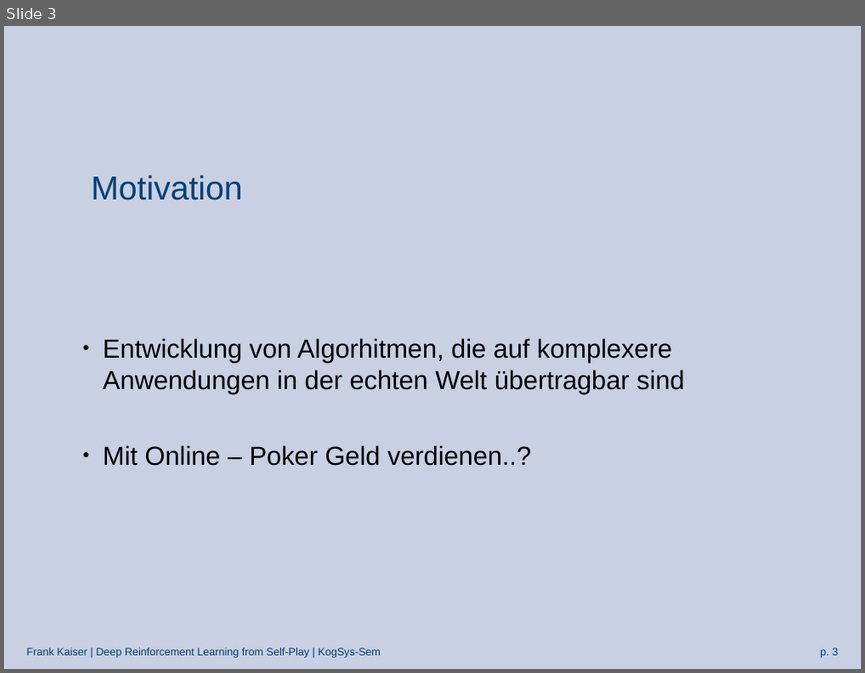
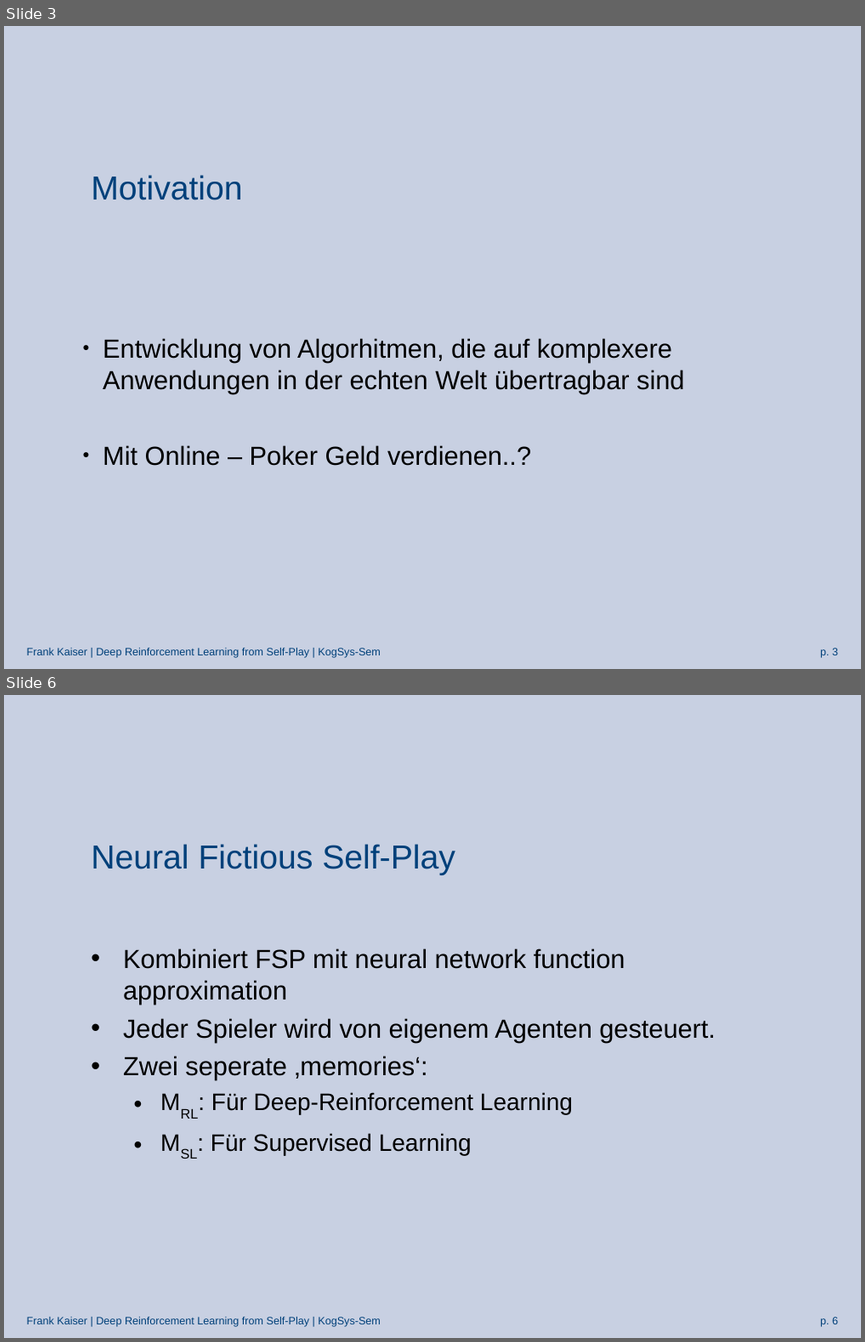
Before and after one commit to Arosares/studies, a slide deck: KogSys-Sem/Präsentation_nfsp.odp. Shown one above the other, each under a label of ours: slide 3 before the commit, slides 3 and 6 after it; the slides between them are not shown. The pictures are 865x673 and 865x1342 pixels, drawn with LibreOffice and Linux fonts; fonts in the diff are those of the drawing; background and template pictures are left out. Boxes give left, top, right and bottom in pixels: in the first picture for what was removed or moved away, otherwise in the second. Text is boxed around its words. In the diff, an @@ line names an element or a change of style, - is before the commit and + after.

```diff
--- a/KogSys-Sem/Präsentation_nfsp.odp
+++ b/KogSys-Sem/Präsentation_nfsp.odp
@@ slide 6 added at [4,695,861,1338], background picture (left out); not listed: 2 template elements that a slide beside it also shows @@
@@ title added at [91,844,455,875], 28 pt, text #00407A @@
+Neural Fictious Self-Play
@@ text added at [123,948,715,1155], 22 pt, text #000000 @@
+• Kombiniert FSP mit neural network function approximation
+• Jeder Spieler wird von eigenem Agenten gesteuert.
+• Zwei seperate ‚memories‘:
+  • MRL: Für Deep-Reinforcement Learning
+  • MSL: Für Supervised Learning
```
Also in this commit, not shown: 1 slide changed, 3 other slides added, 4 other files.
